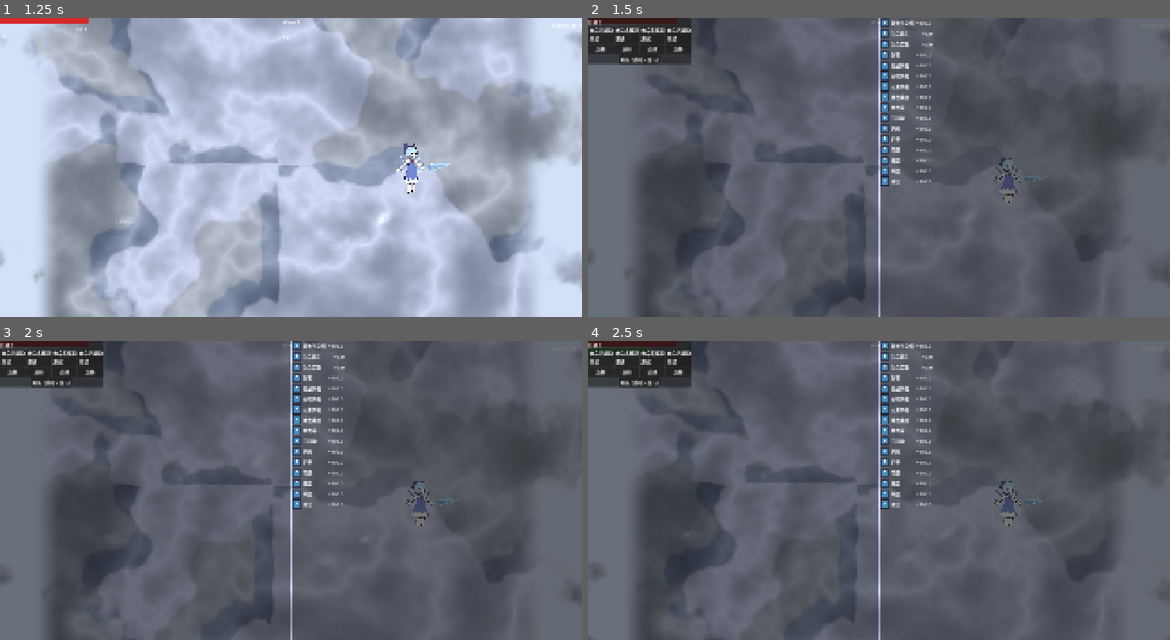
Above: before the commit, frames 1-4 (two rows, left to right).
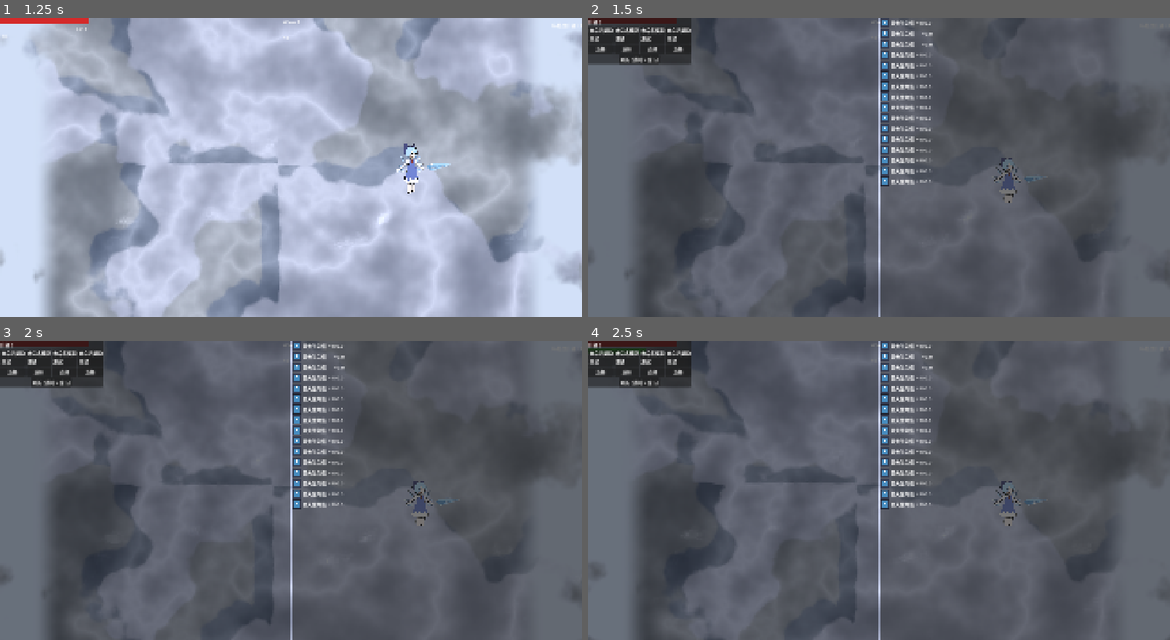
Above: after the commit, the same moments.

Repository: MELODY-TOYS/TouhouRougeLike
Game: Godot game, scene res://scenes/game/game.tscn
Two runs of this game, one before a commit and one after it. Both use one fixed random seed, a clock stepped at 60 frames per second and the inputs below. The engine's default icon, where the game draws it, is replaced by a stand-in: a white triangle on a blue panel in a dark square.
Inputs:
- Up to frame 1 (1.25 s): tap Enter at 0.5 s; hold Right (ui_right) from 0.53 s (still down); tap 1 at 0.6 s
- Up to frame 2 (1.5 s): release Right (ui_right) at 1.28 s; hold Down (ui_down) from 1.28 s (still down); tap 2 at 1.35 s
- Up to frame 3 (2 s): keep holding Down (ui_down)
- Up to frame 4 (2.5 s): release Down (ui_down) at 2.03 s; hold Right (ui_right) from 2.03 s (still down); tap 1 at 2.1 s

Frame 1 is identical in both runs. In frame 2, 0.8% of the frame differs, in the area x 52-57%, y 4-56%; in frame 3, 0.8%; in frame 4, 0.8%.

Commit message:
商店系统初步制作

Diff:
--- /dev/null
+++ b/scenes/ui/MoneyInfo.tscn
@@ -0,0 +1,9 @@
+[gd_scene format=3 uid="uid://dy720qdxboj5d"]
+
+[node name="MoneyInfo" type="Control"]
+layout_mode = 3
+anchors_preset = 15
+anchor_right = 1.0
+anchor_bottom = 1.0
+grow_horizontal = 2
+grow_vertical = 2
--- /dev/null
+++ b/scenes/ui/postWave/ShopItemCard.tscn
@@ -0,0 +1,12 @@
+[gd_scene load_steps=2 format=3 uid="uid://dcimxvtf3d6dt"]
+
+[ext_resource type="Script" uid="uid://bd385kql5xfwj" path="res://scripts/ui/postWave/reward_card.gd" id="1_x10or"]
+
+[node name="ShopItemCard" type="PanelContainer"]
+anchors_preset = 15
+anchor_right = 1.0
+anchor_bottom = 1.0
+grow_horizontal = 2
+grow_vertical = 2
+script = ExtResource("1_x10or")
+metadata/_custom_type_script = "uid://bd385kql5xfwj"
--- /dev/null
+++ b/scenes/ui/postWave/ShopItemRewardCard.tscn
@@ -0,0 +1,19 @@
+[gd_scene load_steps=3 format=3 uid="uid://ce6pjjucp7h4v"]
+
+[ext_resource type="PackedScene" uid="uid://yg3okfwnf3jq" path="res://scenes/ui/postWave/RewardCard.tscn" id="1_xdt0p"]
+[ext_resource type="Texture2D" uid="uid://bce715arb34r5" path="res://icon.svg" id="2_w6bys"]
+
+[node name="RewardCard" instance=ExtResource("1_xdt0p")]
+
+[node name="Icon" parent="MarginContainer/VBoxContainer/TopBar" index="0"]
+texture = ExtResource("2_w6bys")
+
+[node name="TypeLabel" parent="MarginContainer/VBoxContainer/TopBar/VBoxContainer" index="1"]
+text = "属性升级"
+
+[node name="DescriptionLabel" parent="MarginContainer/VBoxContainer" index="1"]
+text = "这是一个奖励。1232"
+
+[node name="Button" type="Button" parent="MarginContainer/VBoxContainer" index="2"]
+layout_mode = 2
+text = "刷新"
--- /dev/null
+++ b/scenes/ui/postWave/shop.tscn
@@ -0,0 +1,96 @@
+[gd_scene load_steps=4 format=3 uid="uid://la1ba80sqtjr"]
+
+[ext_resource type="PackedScene" uid="uid://dy720qdxboj5d" path="res://scenes/ui/MoneyInfo.tscn" id="1_juere"]
+[ext_resource type="PackedScene" uid="uid://deo0ya23a7mu7" path="res://scenes/ui/postWave/PlayerStatsPanel.tscn" id="1_m4ymq"]
+[ext_resource type="Script" uid="uid://4iyq3xudlku7" path="res://scripts/ui/postWave/shop.gd" id="1_npqmm"]
+
+[node name="Shop" type="Control"]
+layout_mode = 3
+anchors_preset = 15
+anchor_right = 1.0
+anchor_bottom = 1.0
+grow_horizontal = 2
+grow_vertical = 2
+script = ExtResource("1_npqmm")
+
+[node name="HBoxContainer" type="HBoxContainer" parent="."]
+layout_mode = 1
+anchors_preset = 15
+anchor_right = 1.0
+anchor_bottom = 1.0
+offset_right = 4.0
+grow_horizontal = 2
+grow_vertical = 2
+
+[node name="LeftPanel" type="VBoxContainer" parent="HBoxContainer"]
+layout_mode = 2
+size_flags_horizontal = 3
+
+[node name="ShopInfo" type="HBoxContainer" parent="HBoxContainer/LeftPanel"]
+layout_mode = 2
+
+[node name="Label" type="Label" parent="HBoxContainer/LeftPanel/ShopInfo"]
+layout_mode = 2
+text = "商店(第x波)"
+
+[node name="MoneyInfo" parent="HBoxContainer/LeftPanel/ShopInfo" instance=ExtResource("1_juere")]
+layout_mode = 2
+
+[node name="Button" type="Button" parent="HBoxContainer/LeftPanel/ShopInfo"]
+layout_mode = 2
+text = "刷新"
+
+[node name="ShopItemContainer" type="HBoxContainer" parent="HBoxContainer/LeftPanel"]
+layout_mode = 2
+
+[node name="PlayerHoding" type="HBoxContainer" parent="HBoxContainer/LeftPanel"]
+layout_mode = 2
+
+[node name="Item" type="VBoxContainer" parent="HBoxContainer/LeftPanel/PlayerHoding"]
+layout_mode = 2
+
+[node name="ItemLabel" type="Label" parent="HBoxContainer/LeftPanel/PlayerHoding/Item"]
+layout_mode = 2
+text = "道具"
+
+[node name="VScrollBar" type="VScrollBar" parent="HBoxContainer/LeftPanel/PlayerHoding/Item"]
+layout_mode = 2
+
+[node name="GridContainer" type="GridContainer" parent="HBoxContainer/LeftPanel/PlayerHoding/Item/VScrollBar"]
+layout_mode = 2
+offset_top = 12.0
+offset_right = 32.0
+offset_bottom = 12.0
+
+[node name="Weapon" type="VBoxContainer" parent="HBoxContainer/LeftPanel/PlayerHoding"]
+layout_mode = 2
+
+[node name="WeaponLabel" type="Label" parent="HBoxContainer/LeftPanel/PlayerHoding/Weapon"]
+layout_mode = 2
+text = "武器"
+
+[node name="GridContainer" type="GridContainer" parent="HBoxContainer/LeftPanel/PlayerHoding/Weapon"]
+layout_mode = 2
+
+[node name="RightPanel" type="VBoxContainer" parent="HBoxContainer"]
+layout_mode = 2
+size_flags_horizontal = 3
+
+[node name="PlayerStatsPanel" parent="HBoxContainer/RightPanel" instance=ExtResource("1_m4ymq")]
+layout_mode = 2
+size_flags_vertical = 3
+
+[node name="HardWaveInfo" type="VBoxContainer" parent="HBoxContainer/RightPanel"]
+layout_mode = 2
+
+[node name="HardWaveInfo" type="Label" parent="HBoxContainer/RightPanel/HardWaveInfo"]
+layout_mode = 2
+text = "xx将会出现在xx"
+
+[node name="HardWaveIcons" type="HBoxContainer" parent="HBoxContainer/RightPanel/HardWaveInfo"]
+layout_mode = 2
+
+[node name="Button" type="Button" parent="HBoxContainer/RightPanel"]
+layout_mode = 2
+text = "出发
+"
--- /dev/null
+++ b/scripts/ui/postWave/shop.gd
@@ -0,0 +1,113 @@
+# res://scripts/ui/shop/shop_ui.gd
+class_name ShopUI
+extends Control
+
+# 当玩家点击"出发"按钮时发射，通知 PostWaveUIManager 流程结束
+signal shop_closed
+
+# --- 资源预加载 ---
+# 预加载单个商品卡片的场景，这是动态生成商品列表的关键
+const ShopItemCard_Scene = preload("res://scenes/ui/postWave/ShopItemCard.tscn")
+
+# --- 节点引用 ---
+@onready var shop_item_container: HBoxContainer = %ShopItemContainer
+@onready var player_hoding_items: GridContainer = %PlayerHoding/Item/VScrollBar/GridContainer
+@onready var player_hoding_weapons: GridContainer = %PlayerHoding/Weapon/GridContainer
+@onready var money_info = %MoneyInfo # 假设 MoneyInfo 脚本有一个 update_display(amount) 方法
+@onready var refresh_button: Button = %LeftPanel/ShopInfo/Button
+@onready var depart_button: Button = %RightPanel/Button
+
+# 商店的核心逻辑，在 _ready 中被调用
+func _ready() -> void:
+	# 1. 连接必要的UI信号
+	depart_button.pressed.connect(_on_depart_button_pressed)
+	refresh_button.pressed.connect(_on_refresh_button_pressed)
+
+	# 2. 初始时填充商店和玩家信息
+	_populate_shop()
+	_update_player_info()
+
+
+# --- 核心功能 ---
+
+# 填充商店的商品列表
+func _populate_shop() -> void:
+	# a. 清空旧的商品
+	for child in shop_item_container.get_children():
+		child.queue_free()
+
+	# b. 获取当前波次的商品列表 (这部分逻辑未来需要实现)
+	#    现在我们用一个假数据代替
+	var items_to_display = _get_items_for_sale()
+
+	# c. 遍历商品数据，实例化商品卡片UI
+	for item_data in items_to_display:
+		var card = ShopItemCard_Scene.instantiate()
+		card.set_item_data(item_data) # 假设卡片有一个方法来接收商品数据并更新显示
+		shop_item_container.add_child(card)
+
+		# d. 连接每个卡片自己的"购买"信号到这里的处理函数
+		card.buy_pressed.connect(_on_item_buy_pressed)
+
+# 更新所有与玩家状态相关的UI元素
+func _update_player_info() -> void:
+	# a. 更新货币显示
+	money_info.update_display(PlayerState.get_money())
+
+	# b. 更新玩家持有的道具/武器列表 (未来实现)
+	#    这通常需要清空 GridContainer 再重新根据 PlayerState 的数据填充
+	pass
+
+
+# --- 信号处理 ---
+
+# 当任何一个商品卡片的"购买"按钮被按下时
+func _on_item_buy_pressed(item_data) -> void:
+	var cost = item_data.price
+
+	# 检查玩家是否有足够的钱
+	if PlayerState.can_afford(cost):
+		# 1. 扣钱
+		PlayerState.spend_money(cost)
+
+		# 2. 给予道具/武器
+		PlayerState.add_item(item_data)
+
+		# 3. 购买成功后更新UI
+		#    可以禁用或移除已购买的商品卡片
+		#    同时更新货币和玩家持有物列表
+		print("购买 %s 成功!" % item_data.name)
+		_update_player_info()
+		# 你可能还需要找到对应的卡片并禁用它
+	else:
+		print("钱不够，买不起 %s" % item_data.name)
+		# 在这里可以播放一个"失败"的音效或给出一个视觉提示
+
+
+# 当"刷新"按钮被按下时
+func _on_refresh_button_pressed() -> void:
+	var refresh_cost = 10 # 假设刷新花费10块钱
+	if PlayerState.can_afford(refresh_cost):
+		PlayerState.spend_money(refresh_cost)
+		print("刷新商店！")
+		_populate_shop() # 重新填充商品
+		_update_player_info()
+	else:
+		print("钱不够，无法刷新")
+
+# 当"出发"按钮被按下时
+func _on_depart_button_pressed() -> void:
+	print("离开商店，准备进入下一波。")
+	shop_closed.emit() # 发射信号，让 PostWaveUIManager 的 await 结束
+
+
+# --- 数据获取 (临时) ---
+# 这是一个临时的假函数，未来它应该从一个更复杂的系统中获取商品
+# 比如根据当前波数、玩家幸运值等从一个商品池里随机抽取
+func _get_items_for_sale() -> Array:
+	# 在这里，你应该定义一个 ItemResource (继承自 Resource)
+	# 用来存储商品信息，比如：
+	# var item1 = load("res://items/sword.tres")
+	# var item2 = load("res://items/potion.tres")
+	# return [item1, item2]
+	return [] # 暂时返回空数组
--- a/scripts/ui/stat_row.gd
+++ b/scripts/ui/stat_row.gd
@@ -36,31 +36,31 @@
 	name_label = find_child("NameLabel", true, false) as Label
 	value_label = find_child("ValueLabel", true, false) as Label
 
-	if not is_instance_valid(Global.player):
-		print("[TEST] Global.player 不存在，正在创建模拟玩家...")
-
-		# 2. 创建一个临时的 Node2D 作为“假”玩家
-		var mock_player = Node2D.new()
-		mock_player.name = "MockPlayer"
-
-		# 3. 创建一个真实的 StatsComponent 实例
-		var stats_comp = BaseStatsComponent.new()
-		#    我们需要给它一个临时的 StatsData 资源才能工作
-		stats_comp.stats_data = ActorStatsData.new() # 假设ActorStatsData可以这样新建
-		stats_comp.name = "StatsComponent"
-
-		# 4. 将属性组件加到“假”玩家下面
-		mock_player.add_child(stats_comp)
-
-		# 5. 将“假”玩家加到场景树中，这样它才能正常工作
-		add_child(mock_player)
-
-		# 6. 最关键的一步：把它注册到 Global 单例里
-		Global.player = mock_player
-
-	# 在节点都确保找到后，再执行更新
-	_update_static_display()
-
+	#if not is_instance_valid(Global.player):
+		#print("[TEST] Global.player 不存在，正在创建模拟玩家...")
+		#
+		## 2. 创建一个临时的 Node2D 作为“假”玩家
+		#var mock_player = Node2D.new()
+		#mock_player.name = "MockPlayer"
+		#
+		## 3. 创建一个真实的 StatsComponent 实例
+		#var stats_comp = BaseStatsComponent.new()
+		##    我们需要给它一个临时的 StatsData 资源才能工作
+		#stats_comp.stats_data = ActorStatsData.new() # 假设ActorStatsData可以这样新建
+		#stats_comp.name = "StatsComponent"
+		#
+		## 4. 将属性组件加到“假”玩家下面
+		#mock_player.add_child(stats_comp)
+		#
+		## 5. 将“假”玩家加到场景树中，这样它才能正常工作
+		#add_child(mock_player)
+		#
+		## 6. 最关键的一步：把它注册到 Global 单例里
+		#Global.player = mock_player
+#
+	## 在节点都确保找到后，再执行更新
+	#_update_static_display()
+	#
 	if not Engine.is_editor_hint():
 		# (游戏运行时的逻辑保持不变)
 		var stats_comp = Global.player.get_node_or_null("StatsComponent")
Not shown, added: scripts/ui/postWave/shop.gd.uid
